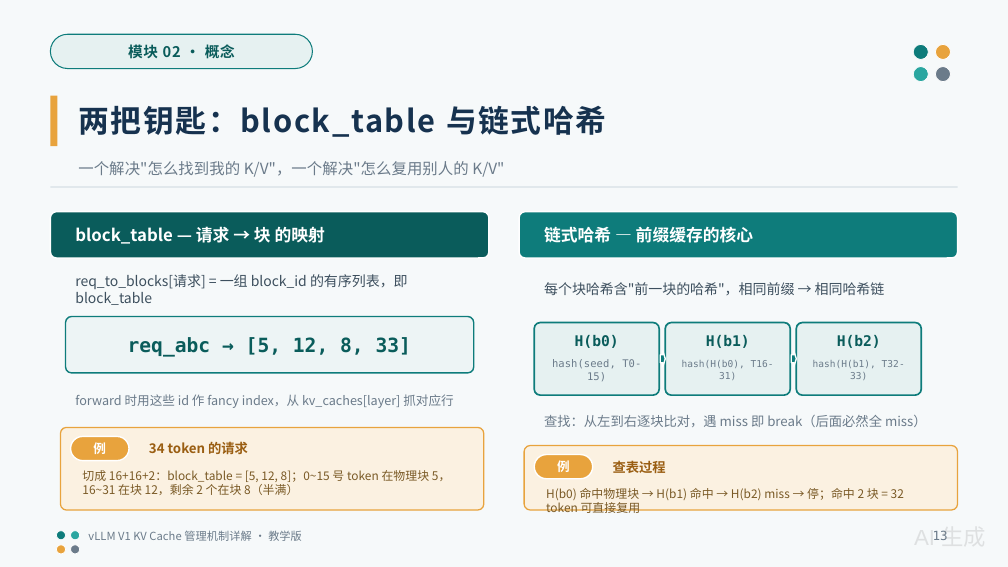
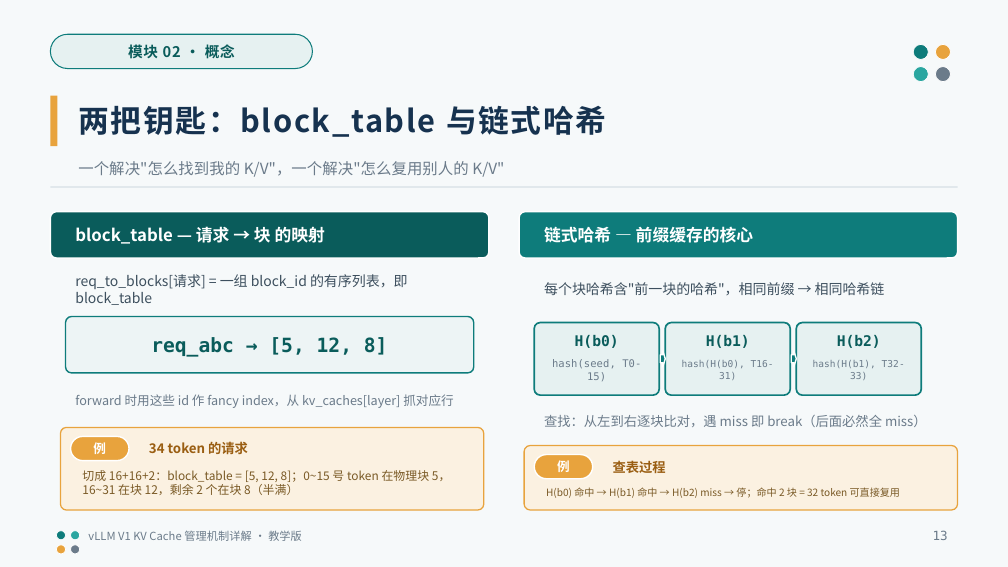
Before and after one commit to GoCHug/vllm, a slide deck: slide 13 of vllm/v1/core/kvcache_ppt/KVCache_管理机制详解_教学版.pptx. Drawn at 1008x567 pixels with LibreOffice and Linux fonts; fonts in the diff are those of the drawing. Boxes give left, top, right and bottom in pixels: in the first picture for what was removed or moved away, otherwise in the second. Text is boxed around its words. In the diff, an @@ line names an element or a change of style, - is before the commit and + after.

```diff
--- a/vllm/v1/core/kvcache_ppt/KVCache_管理机制详解_教学版.pptx
+++ b/vllm/v1/core/kvcache_ppt/KVCache_管理机制详解_教学版.pptx
@@ text at (151,337,388,357): text changed @@
-req_abc → [5, 12, 8, 33]
+req_abc → [5, 12, 8]
@@ text at (546,487,900,498): text changed; size 8.5 to 7.2 pt @@
-H(b0) 命中物理块 → H(b1) 命中 → H(b2) miss → 停；命中 2 块 = 32 token 可直接复用
+H(b0) 命中 → H(b1) 命中 → H(b2) miss → 停；命中 2 块 = 32 token 可直接复用
@@ text removed at (914,530,986,540) @@
-AI 生成
```
Also in this commit, not shown: 43 other slides changed, 1 other file.
